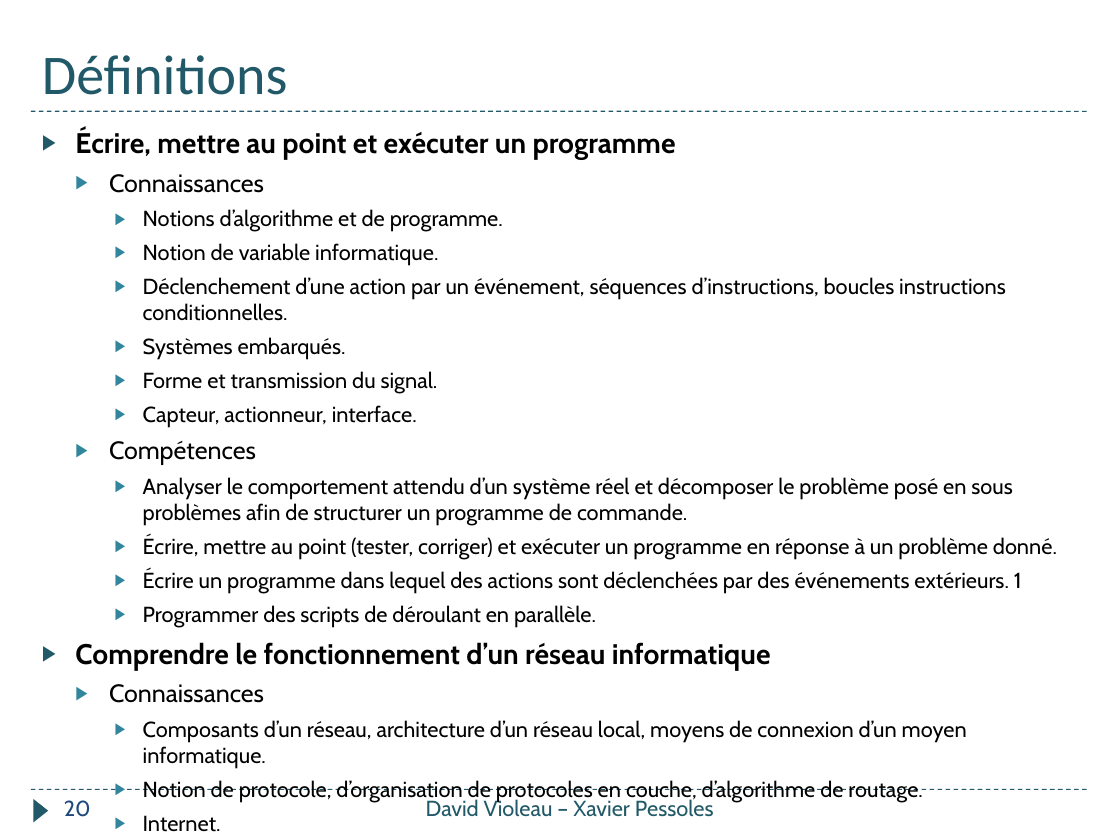
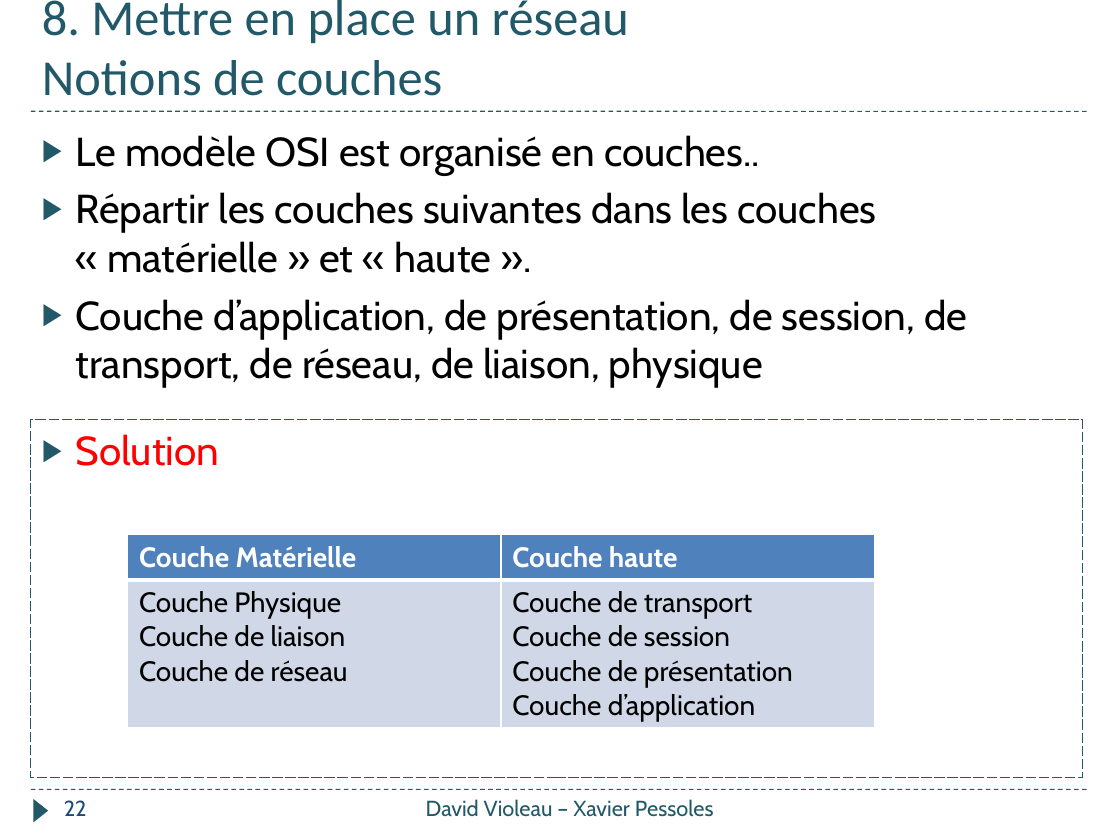
Before and after one commit to xpessoles/Informatique_College, a slide deck: slide 22 of Formation_2018/Quizz_Pomme/Quizz_Pomme.pptx (slide 20 before the commit). Drawn at 1120x840 pixels with LibreOffice and Linux fonts; fonts in the diff are those of the drawing. Boxes give left, top, right and bottom in pixels: in the first picture for what was removed or moved away, otherwise in the second. Text is boxed around its words. In the diff, an @@ line names an element or a change of style, - is before the commit and + after.

```diff
--- a/Formation_2018/Quizz_Pomme/Quizz_Pomme.pptx
+++ b/Formation_2018/Quizz_Pomme/Quizz_Pomme.pptx
@@ title at <box>42,0,629,96</box>: text changed; size 36 to 32.4 pt @@
-Définitions
+8. Mettre en place un réseau
+Notions de couches
@@ text at <box>75,135,967,388</box>: text changed; size 14 to 26 pt @@
-▶ Écrire, mettre au point et exécuter un programme
-  ▶ Connaissances
-    ▶ Notions d’algorithme et de programme.
-    ▶ Notion de variable informatique.
-    ▶ Déclenchement d’une action par un événement, séquences d’instructions, boucles instructions conditionnelles.
-    ▶ Systèmes embarqués.
-    ▶ Forme et transmission du signal.
-    ▶ Capteur, actionneur, interface.
-  ▶ Compétences
-    ▶ Analyser le comportement attendu d’un système réel et décomposer le problème posé en sous problèmes afin de structurer un programme de commande.
-    ▶ Écrire, mettre au point (tester, corriger) et exécuter un programme en réponse à un problème donné.
-    ▶ Écrire un programme dans lequel des actions sont déclenchées par des événements extérieurs. 1
-    ▶ Programmer des scripts de déroulant en parallèle.
-▶ Comprendre le fonctionnement d’un réseau informatique
-  ▶ Connaissances
-    ▶ Composants d’un réseau, architecture d’un réseau local, moyens de connexion d’un moyen informatique.
-    ▶ Notion de protocole, d’organisation de protocoles en couche, d’algorithme de routage.
-    ▶ Internet.
+▶ Le modèle OSI est organisé en couches..
+▶ Répartir les couches suivantes dans les couches « matérielle » et « haute ».
+▶ Couche d’application, de présentation, de session, de transport, de réseau, de liaison, physique
@@ rectangle added at <box>31,420,1083,778</box>, outline #215968 0.75 pt dashed, 26 pt, text #FF0000 @@
+▶ Solution
@@ table added at <box>128,534,874,726</box>, 2 rows, 2 columns @@
+Couche Matérielle | Couche haute
+Couche Physique / Couche de liaison / Couche de réseau | Couche de transport / Couche de session / Couche de présentation / Couche d’application
@@ page number at <box>64,800,87,816</box>: text changed @@
-20
+22
```
Also in this commit, not shown: 4 other slides changed, 5 slides added, 1 other file.
